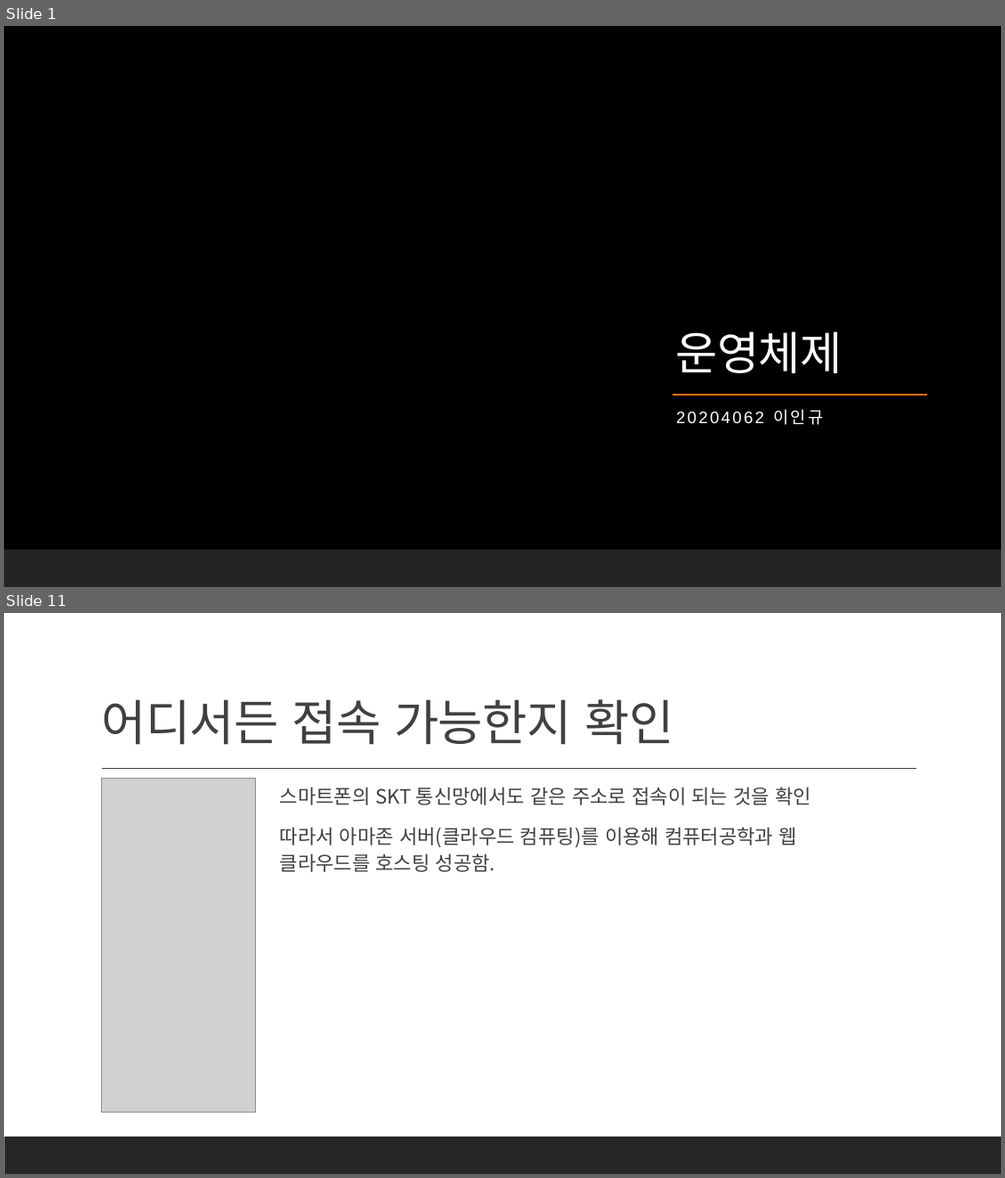
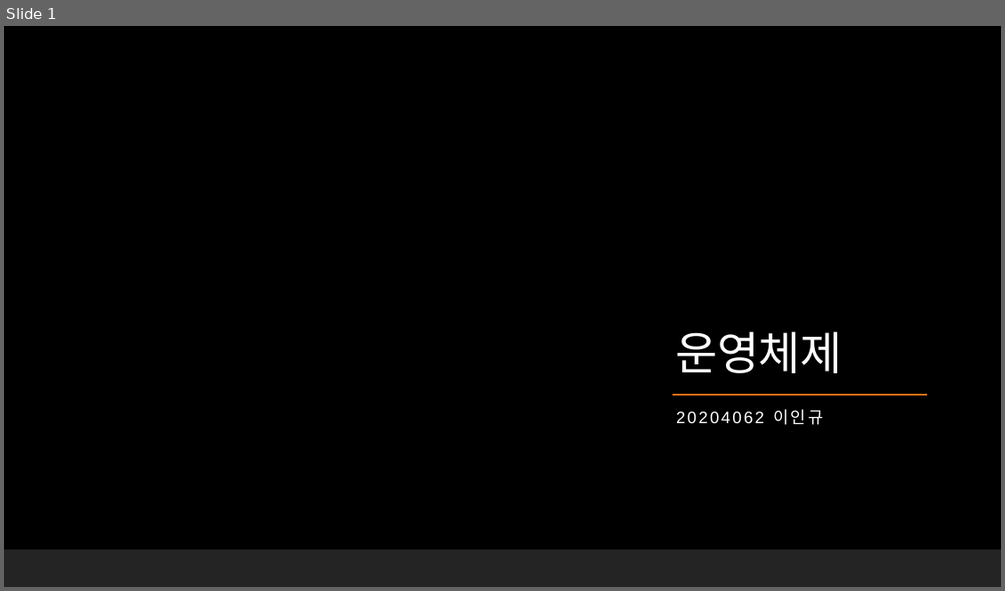
Before and after one commit to DevelopLee20/2023-1-Univ, a slide deck: 운영체제_이상정/템플릿.pptx. Shown one above the other, each under a label of ours: slides 1 and 11 before the commit, slide 1 after it; the slides between them are not shown. The pictures are 1005x1178 and 1005x591 pixels, drawn with LibreOffice and Linux fonts; fonts in the diff are those of the drawing; grey boxes stand for pictures; background and template pictures are left out. Boxes give left, top, right and bottom in pixels: in the first picture for what was removed or moved away, otherwise in the second. Text is boxed around its words. In the diff, an @@ line names an element or a change of style, - is before the commit and + after.

```diff
--- a/운영체제_이상정/템플릿.pptx
+++ b/운영체제_이상정/템플릿.pptx
@@ slide 11 removed at box(4, 613, 1001, 1174), background #FFFFFF; not listed: 1 template element that a slide beside it also shows @@
@@ title removed at box(101, 699, 673, 745) @@
-어디서든 접속 가능한지 확인
@@ line removed from (102, 769) to (917, 769) @@
@@ picture removed at box(101, 779, 256, 1112) @@
@@ text removed at box(280, 787, 811, 872) @@
-  스마트폰의 SKT 통신망에서도 같은 주소로 접속이 되는 것을 확인
-  따라서 아마존 서버(클라우드 컴퓨팅)를 이용해 컴퓨터공학과 웹
-  클라우드를 호스팅 성공함.
```
Also in this commit, not shown: 9 other slides removed, 11 other files.
